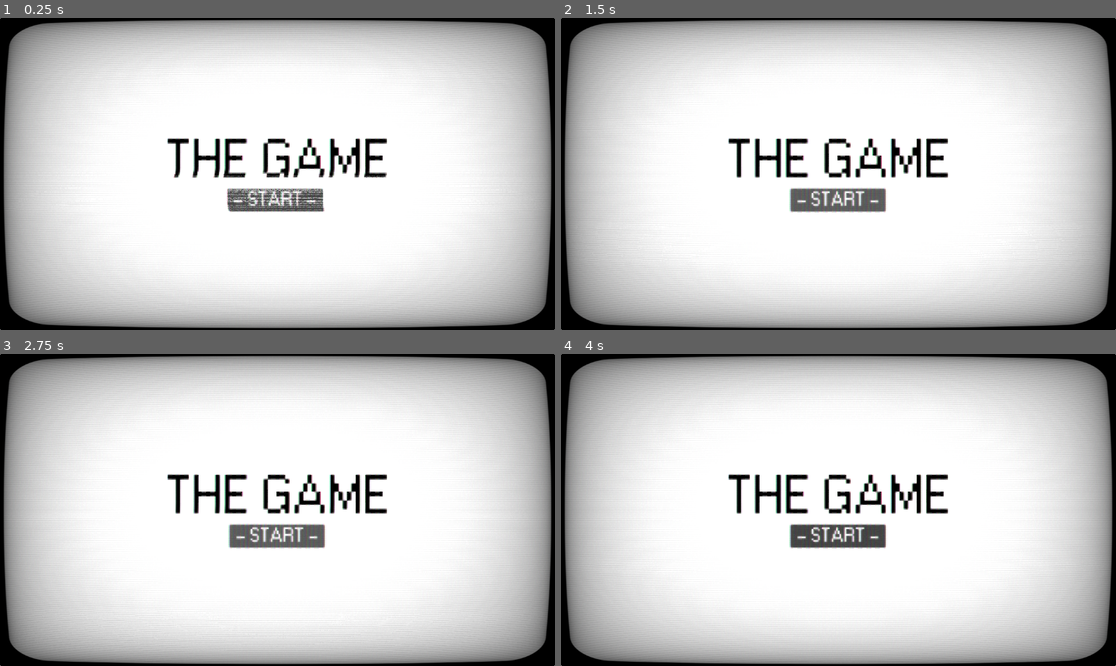
Above: before the commit, frames 1-4 (two rows, left to right).
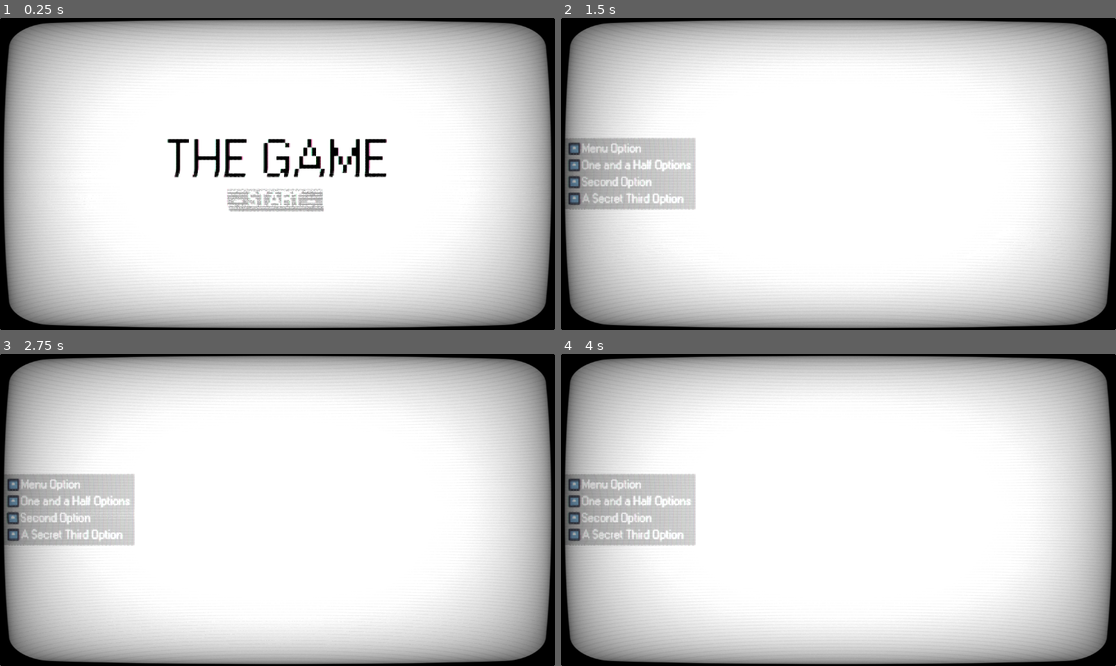
Above: after the commit, the same moments.

Repository: Shuflduf/Stock-Trading-Game
Game: Godot game, scene res://Scenes/main.tscn
Same seed, same stepped clock (60 frames per second), same inputs: the game is played once before the commit and once after it. The engine's default icon, where the game draws it, is replaced by a stand-in: a white triangle on a blue panel in a dark square.
Inputs (mouse positions are in pixels of both pictures, inside the frame that each line leads up to):
- Up to frame 1 (0.25 s): no input
- Up to frame 2 (1.5 s): click "- START -" at 0.5 s; click (838, 198) at 1.25 s, where only the run before the commit has a clickable "- START -"
- Up to frame 3 (2.75 s): click (277, 534) at 2 s, where only the run before the commit has a clickable "- START -"
- Up to frame 4 (4 s): move the mouse to (960, 494) at 2.77 s; click (960, 494) at 2.92 s; tap Enter at 3.5 s; move the mouse to (727, 525) at 3.52 s; click (727, 525) at 3.67 s

The runs differ from the first frame. In frame 1, 2.2% of the frame differs, in the area x 30-70%, y 38-63%; in frame 2, 7.9%; in frame 3, 7.9%; in frame 4, 7.9%, in the area x 0-70%, y 38-63%.

Commit message:
added collapisble side menu

Diff:
--- a/Scenes/game.tscn
+++ b/Scenes/game.tscn
@@ -1,7 +1,16 @@
-[gd_scene load_steps=2 format=3 uid="uid://c80rfug25n0er"]
+[gd_scene load_steps=5 format=3 uid="uid://c80rfug25n0er"]
+
+[ext_resource type="Script" path="res://Scripts/menu_option_list.gd" id="1_oyeuu"]
+[ext_resource type="PackedScene" uid="uid://brfg2httpwfmo" path="res://Scenes/menu_option.tscn" id="1_ucj8x"]
 
 [sub_resource type="StyleBoxFlat" id="StyleBoxFlat_axe7t"]
 bg_color = Color(1, 1, 1, 1)
+
+[sub_resource type="StyleBoxFlat" id="StyleBoxFlat_50wdl"]
+content_margin_left = 10.0
+content_margin_top = 10.0
+content_margin_right = 10.0
+content_margin_bottom = 10.0
 
 [node name="Game" type="Control"]
 layout_mode = 3
@@ -30,6 +39,31 @@
 offset_right = 40.0
 offset_bottom = 20.0
 grow_vertical = 2
+mouse_filter = 1
+mouse_default_cursor_shape = 2
+theme_override_styles/panel = SubResource("StyleBoxFlat_50wdl")
+script = ExtResource("1_oyeuu")
 
-[node name="VBoxContainer" type="VBoxContainer" parent="PanelContainer"]
+[node name="Options" type="VBoxContainer" parent="PanelContainer"]
 layout_mode = 2
+size_flags_vertical = 4
+theme_override_constants/separation = 10
+
+[node name="MenuOption" parent="PanelContainer/Options" instance=ExtResource("1_ucj8x")]
+layout_mode = 2
+item_name = "Menu Option"
+
+[node name="MenuOption2" parent="PanelContainer/Options" instance=ExtResource("1_ucj8x")]
+layout_mode = 2
+item_name = "One and a Half Options"
+
+[node name="MenuOption4" parent="PanelContainer/Options" instance=ExtResource("1_ucj8x")]
+layout_mode = 2
+mouse_default_cursor_shape = 2
+item_name = "Second Option"
+
+[node name="MenuOption3" parent="PanelContainer/Options" instance=ExtResource("1_ucj8x")]
+layout_mode = 2
+item_name = "A Secret Third Option"
+
+[connection signal="gui_input" from="PanelContainer" to="PanelContainer" method="_on_gui_input"]
--- a/Scenes/main.tscn
+++ b/Scenes/main.tscn
@@ -32,9 +32,9 @@
 shader = ExtResource("1_ova3s")
 shader_parameter/overlay = true
 shader_parameter/scanlines_opacity = 0.05
-shader_parameter/scanlines_width = 0.25
-shader_parameter/grille_opacity = 0.3
-shader_parameter/resolution = Vector2(640, 480)
+shader_parameter/scanlines_width = 0.1
+shader_parameter/grille_opacity = 0.1
+shader_parameter/resolution = Vector2(720, 540)
 shader_parameter/pixelate = true
 shader_parameter/roll = true
 shader_parameter/roll_speed = 2.0
@@ -74,3 +74,5 @@
 grow_horizontal = 2
 grow_vertical = 2
 mouse_filter = 2
+
+[connection signal="go_to_game" from="MainMenu" to="." method="_on_main_menu_go_to_game"]
--- a/Scenes/main_menu.tscn
+++ b/Scenes/main_menu.tscn
@@ -1,5 +1,6 @@
-[gd_scene load_steps=4 format=3 uid="uid://bcr418rpntf58"]
+[gd_scene load_steps=5 format=3 uid="uid://bcr418rpntf58"]
 
+[ext_resource type="Script" path="res://Scripts/main_menu.gd" id="1_k8xw4"]
 [ext_resource type="FontFile" uid="uid://bfamv70276jo3" path="res://Resources/Fonts/W95FA.otf" id="1_siyfi"]
 
 [sub_resource type="StyleBoxFlat" id="StyleBoxFlat_1fcsj"]
@@ -17,6 +18,7 @@
 anchor_bottom = 1.0
 grow_horizontal = 2
 grow_vertical = 2
+script = ExtResource("1_k8xw4")
 
 [node name="Background" type="Panel" parent="."]
 z_index = -4096
@@ -54,3 +56,5 @@
 theme_override_fonts/font = ExtResource("1_siyfi")
 theme_override_font_sizes/font_size = 41
 text = " - START - "
+
+[connection signal="pressed" from="VBoxContainer/Button" to="." method="_on_button_pressed"]
--- /dev/null
+++ b/Scenes/menu_option.gd
@@ -0,0 +1,16 @@
+@tool
+class_name MenuOption
+extends HBoxContainer
+
+@export var item_name: String:
+	set(value):
+		item_name = value
+		$Label.text = value
+
+func minimize(time: float):
+	var tween = get_tree().create_tween()
+	tween.tween_property($Label, ^"text", "", time)
+
+func expand(time: float):
+	var tween = get_tree().create_tween()
+	tween.tween_property($Label, ^"text", item_name, time)
--- /dev/null
+++ b/Scenes/menu_option.tscn
@@ -0,0 +1,23 @@
+[gd_scene load_steps=5 format=3 uid="uid://brfg2httpwfmo"]
+
+[ext_resource type="Script" path="res://Scenes/menu_option.gd" id="1_4i4y4"]
+[ext_resource type="Texture2D" uid="uid://betgcy6sjqncu" path="res://icon.svg" id="1_ynu0d"]
+[ext_resource type="FontFile" uid="uid://bfamv70276jo3" path="res://Resources/Fonts/W95FA.otf" id="2_r8k4g"]
+
+[sub_resource type="LabelSettings" id="LabelSettings_m038j"]
+font = ExtResource("2_r8k4g")
+font_size = 26
+
+[node name="MenuOption" type="HBoxContainer"]
+script = ExtResource("1_4i4y4")
+
+[node name="TextureRect" type="TextureRect" parent="."]
+layout_mode = 2
+texture = ExtResource("1_ynu0d")
+expand_mode = 3
+
+[node name="Label" type="Label" parent="."]
+layout_mode = 2
+text = "Menu Option"
+label_settings = SubResource("LabelSettings_m038j")
+vertical_alignment = 1
--- a/Scripts/main.gd
+++ b/Scripts/main.gd
@@ -1,7 +1,12 @@
 extends Control
 
-const MAIN_MENU = preload("res://Scenes/main_menu.tscn")
+const MAIN_GAME = preload("res://Scenes/game.tscn")
 
 func _ready() -> void:
-    add_child(MAIN_MENU.instantiate())
-    $CRTOverlay.move_to_front()
+	$CRTOverlay.move_to_front()
+
+
+func _on_main_menu_go_to_game() -> void:
+	add_child(MAIN_GAME.instantiate())
+	$MainMenu.queue_free()
+	$CRTOverlay.move_to_front()
--- /dev/null
+++ b/Scripts/main_menu.gd
@@ -0,0 +1,6 @@
+extends Control
+
+signal go_to_game
+
+func _on_button_pressed() -> void:
+	go_to_game.emit()
--- /dev/null
+++ b/Scripts/menu_option_list.gd
@@ -0,0 +1,25 @@
+extends PanelContainer
+
+const SIZE_CHANGE_SECONDS = 0.5
+
+var collapsed = false
+var changing_size = false
+
+func _on_gui_input(event: InputEvent) -> void:
+	if event is InputEventMouseButton:
+		if event.is_pressed():
+			if event.button_index == MOUSE_BUTTON_LEFT:
+				if !changing_size:
+					changing_size = true
+
+					for i in $Options.get_children():
+						if !collapsed:
+							buffer_reenable()
+							i.minimize(SIZE_CHANGE_SECONDS)
+						else:
+							buffer_reenable()
+							i.expand(SIZE_CHANGE_SECONDS)
+					collapsed = !collapsed
+
+func buffer_reenable():
+	get_tree().create_timer(SIZE_CHANGE_SECONDS).timeout.connect(func(): changing_size = false)
Not shown, changed: README.md
